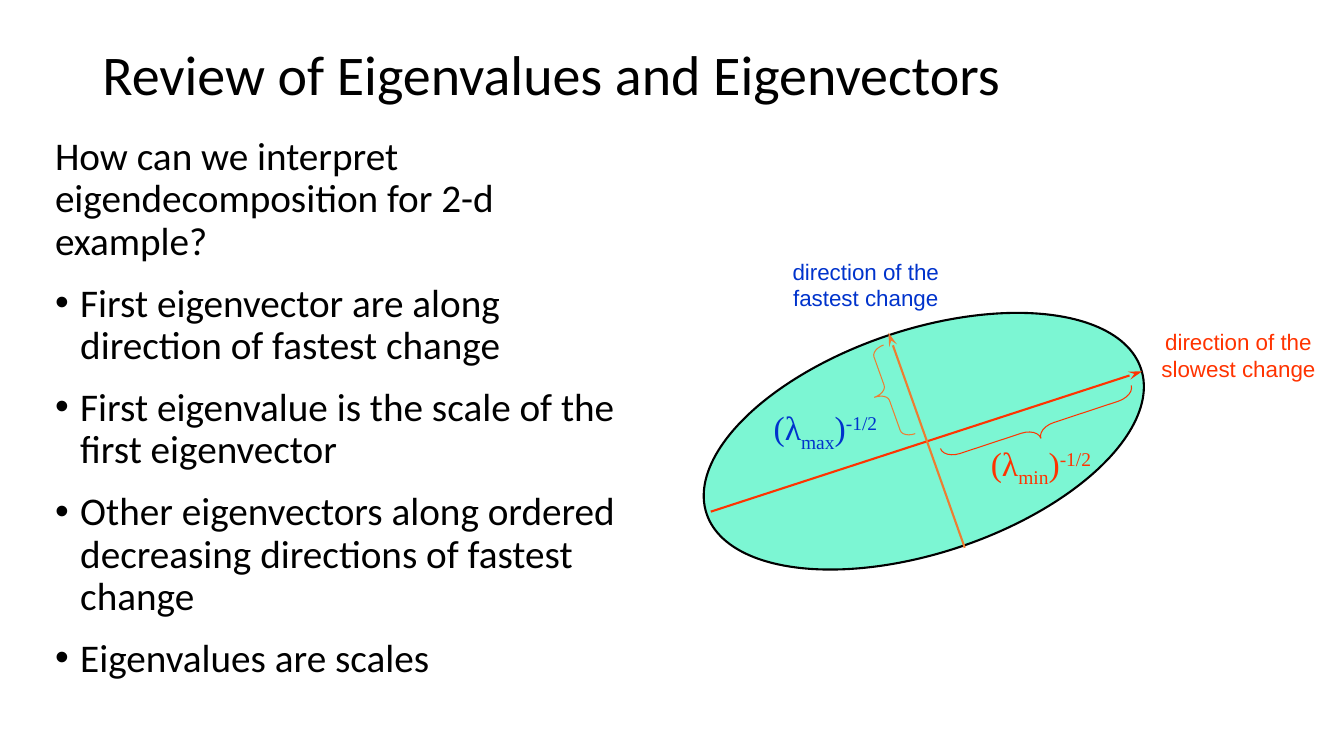
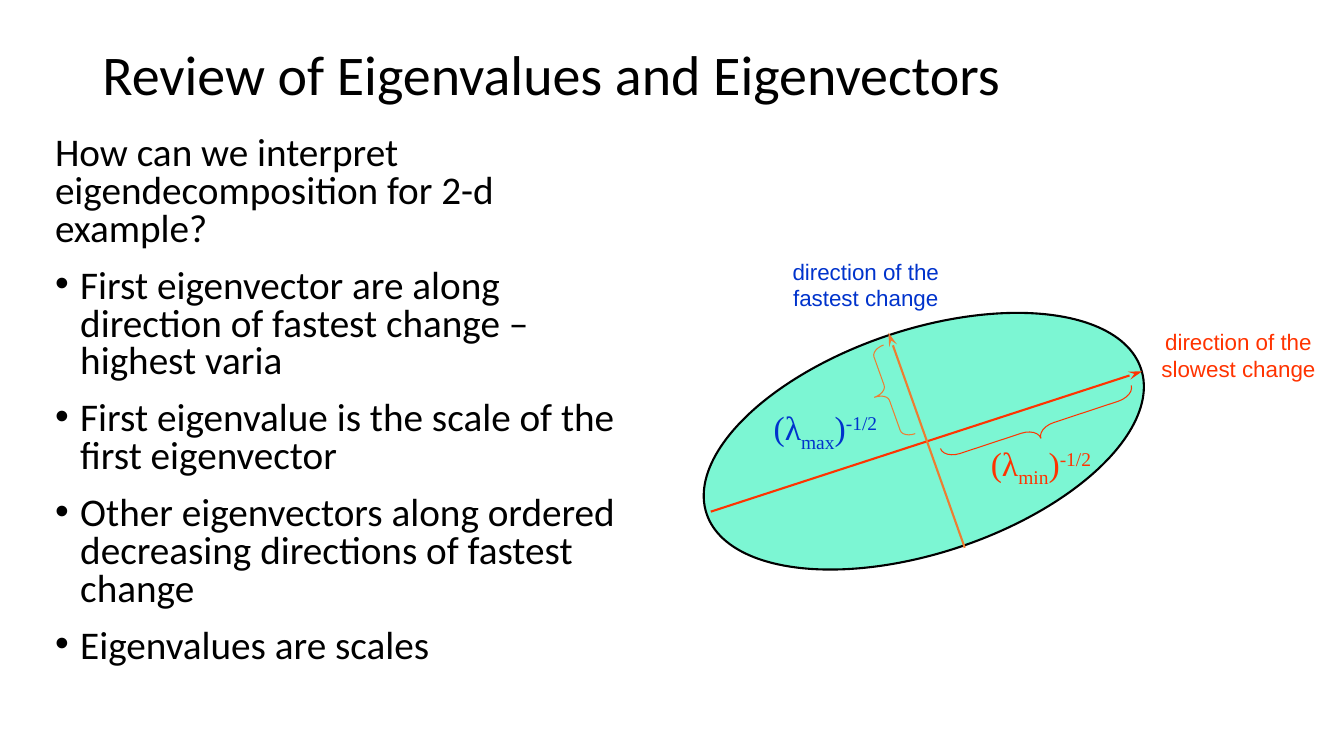
Before and after one commit to StephenElston/CSCI-E25, a slide deck: slide 38 of SuplementaryMaterial/ReviewOfLinearAlgebra.pptx. Drawn at 1344x756 pixels with LibreOffice and Linux fonts; fonts in the diff are those of the drawing. Boxes give left, top, right and bottom in pixels: in the first picture for what was removed or moved away, otherwise in the second. Text is boxed around its words. In the diff, an @@ line names an element or a change of style, - is before the commit and + after.

Commit message:
Updates to linear algebra review slides

```diff
--- a/SuplementaryMaterial/ReviewOfLinearAlgebra.pptx
+++ b/SuplementaryMaterial/ReviewOfLinearAlgebra.pptx
@@ text at (x1=55, y1=139, x2=615, y2=666): line spacing 0.9 to 0.8 @@
@@ text at (x1=80, y1=271, x2=500, y2=381): text changed @@
-• First eigenvector are along direction of fastest change
+• First eigenvector are along direction of fastest change – highest varia
```
Also in this commit, not shown: 12 other slides changed, 4 slides added, 5 slides removed.
